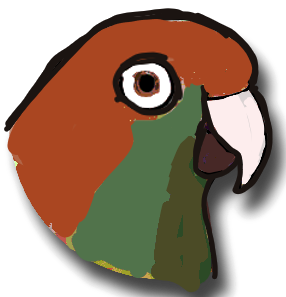
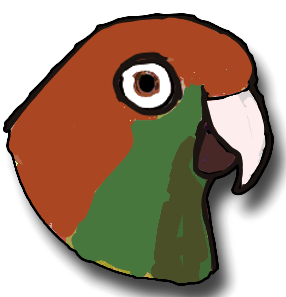
Layers edited between the first and the second 286px x 297px image:
painted on "Background" over (5, 8, 273, 293)
